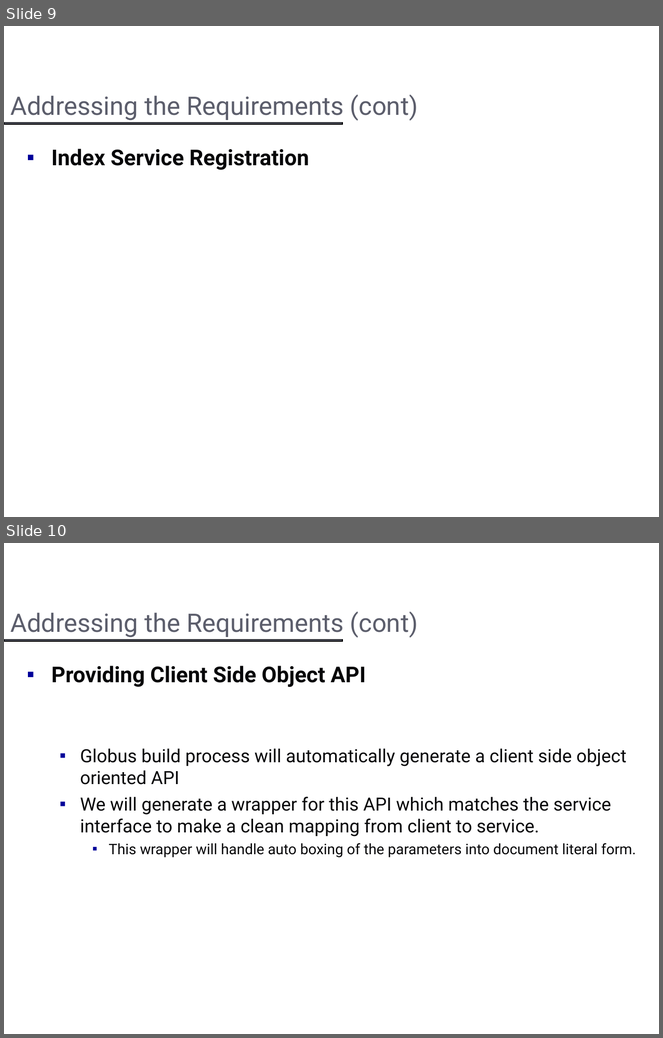
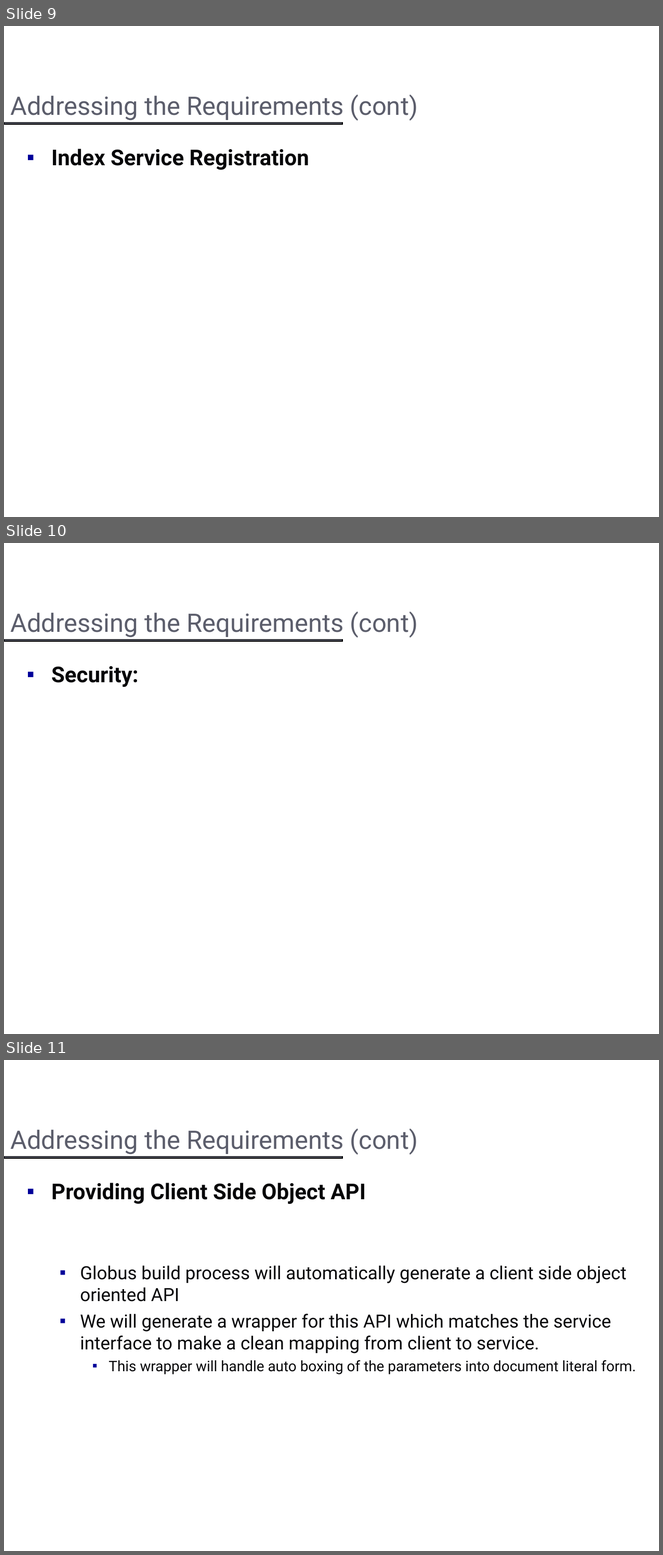
Before and after one commit to NCIP/cagrid-portal, a slide deck: cagrid-1-0/Documentation/presentations/introduce/Introduce.ppt. Shown one above the other, each under a label of ours: slides 9 and 10 before the commit, slides 9, 10 and 11 after it. The pictures are 663x1038 and 663x1555 pixels, drawn with LibreOffice and Linux fonts; fonts in the diff are those of the drawing; background and template pictures are left out. Boxes give left, top, right and bottom in pixels: in the first picture for what was removed or moved away, otherwise in the second. Text is boxed around its words. In the diff, an @@ line names an element or a change of style, - is before the commit and + after.

```diff
--- a/cagrid-1-0/Documentation/presentations/introduce/Introduce.ppt
+++ b/cagrid-1-0/Documentation/presentations/introduce/Introduce.ppt
@@ slide 10 added at bbox=[4, 543, 659, 1034], background #FFFFFF; not listed: 1 template element that a slide beside it also shows @@
@@ title added at bbox=[10, 612, 418, 638], 28 pt, text #5B5D6B @@
+Addressing the Requirements (cont)
@@ text added at bbox=[51, 666, 139, 687], 24 pt, text #070709, bold @@
+▪ Security:
@@ what was slide 10 is now slide 11 @@
```
Also in this commit, not shown: 6 slides changed, 8 other slides added, 2 slides removed, 9 other files.
